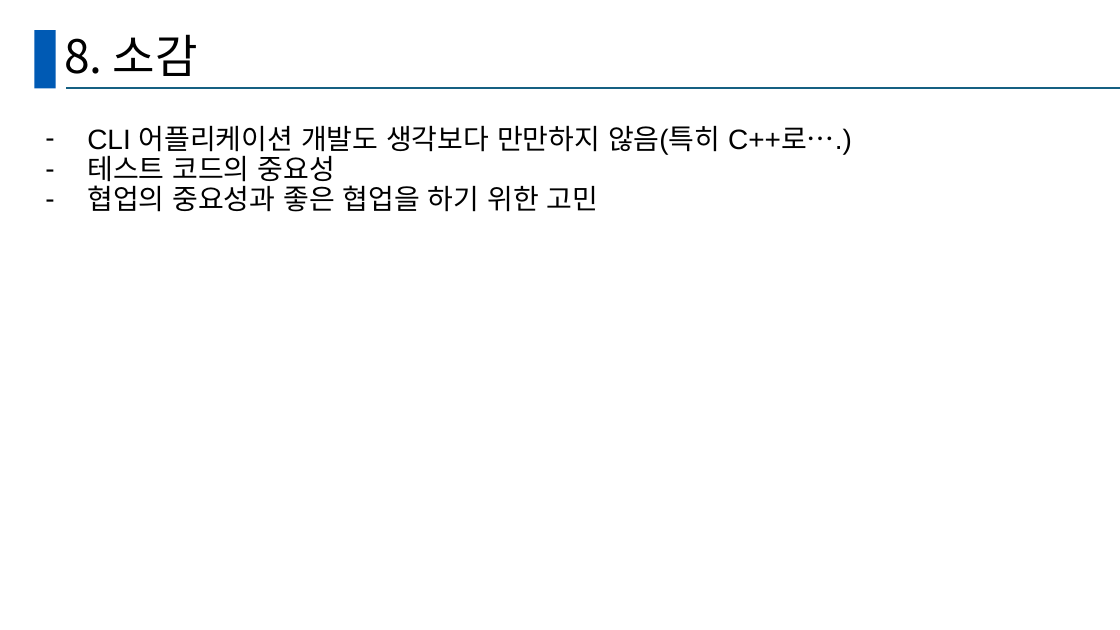
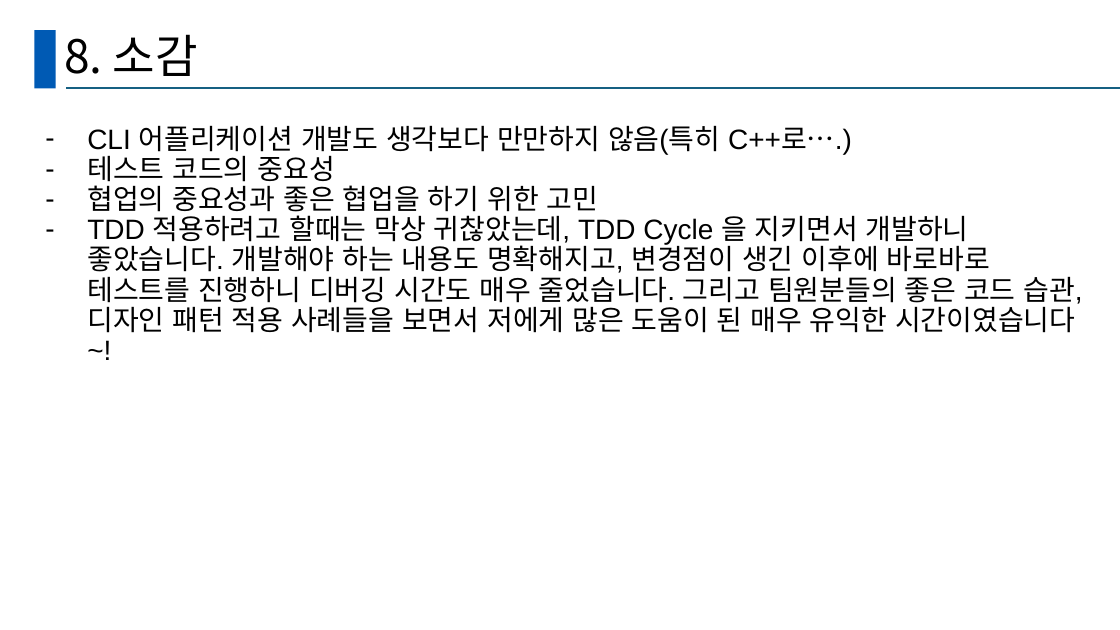
Before and after one commit to GanghyunLee/deep-dive-ssd, a slide deck: slide 62 of D조_DeepDive.pptx (slide 61 before the commit). Drawn at 1120x630 pixels with LibreOffice and Linux fonts; fonts in the diff are those of the drawing. Boxes give left, top, right and bottom in pixels: in the first picture for what was removed or moved away, otherwise in the second. Text is boxed around its words. In the diff, an @@ line names an element or a change of style, - is before the commit and + after.

Commit message:
내용 수정

```diff
--- a/D조_DeepDive.pptx
+++ b/D조_DeepDive.pptx
@@ text at bbox=[87, 211, 1083, 333]: paragraph added @@
+– TDD 적용하려고 할때는 막상 귀찮았는데, TDD Cycle 을 지키면서 개발하니 좋았습니다. 개발해야 하는 내용도 명확해지고, 변경점이 생긴 이후에 바로바로 테스트를 진행하니 디버깅 시간도 매우 줄었습니다. 그리고 팀원분들의 좋은 코드 습관, 디자인 패턴 적용 사례들을 보면서 저에게 많은 도움이 된 매우 유익한 시간이였습니다 ~!
```
Also in this commit, not shown: 9 other slides changed, 1 slide added.
